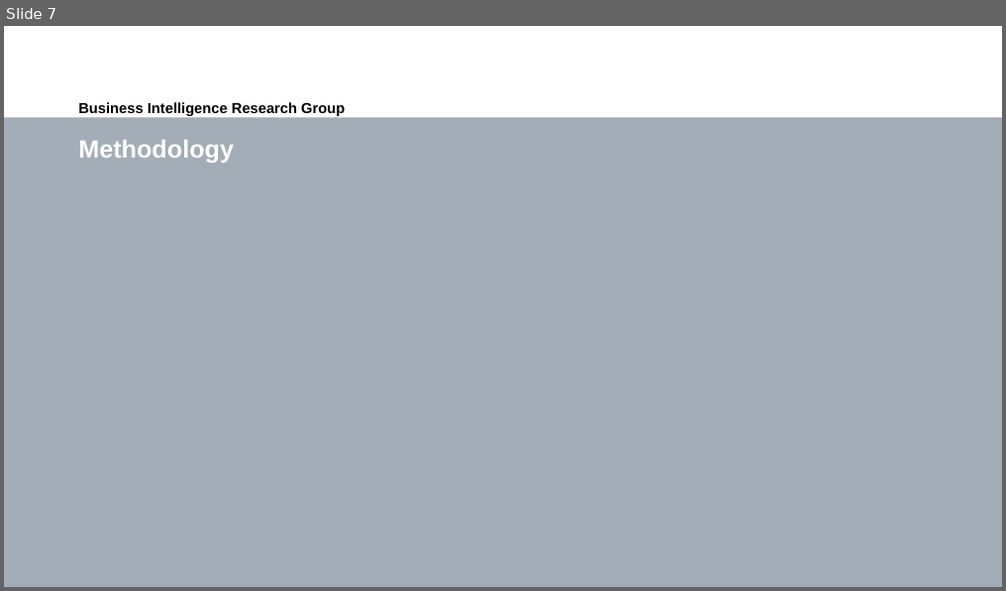
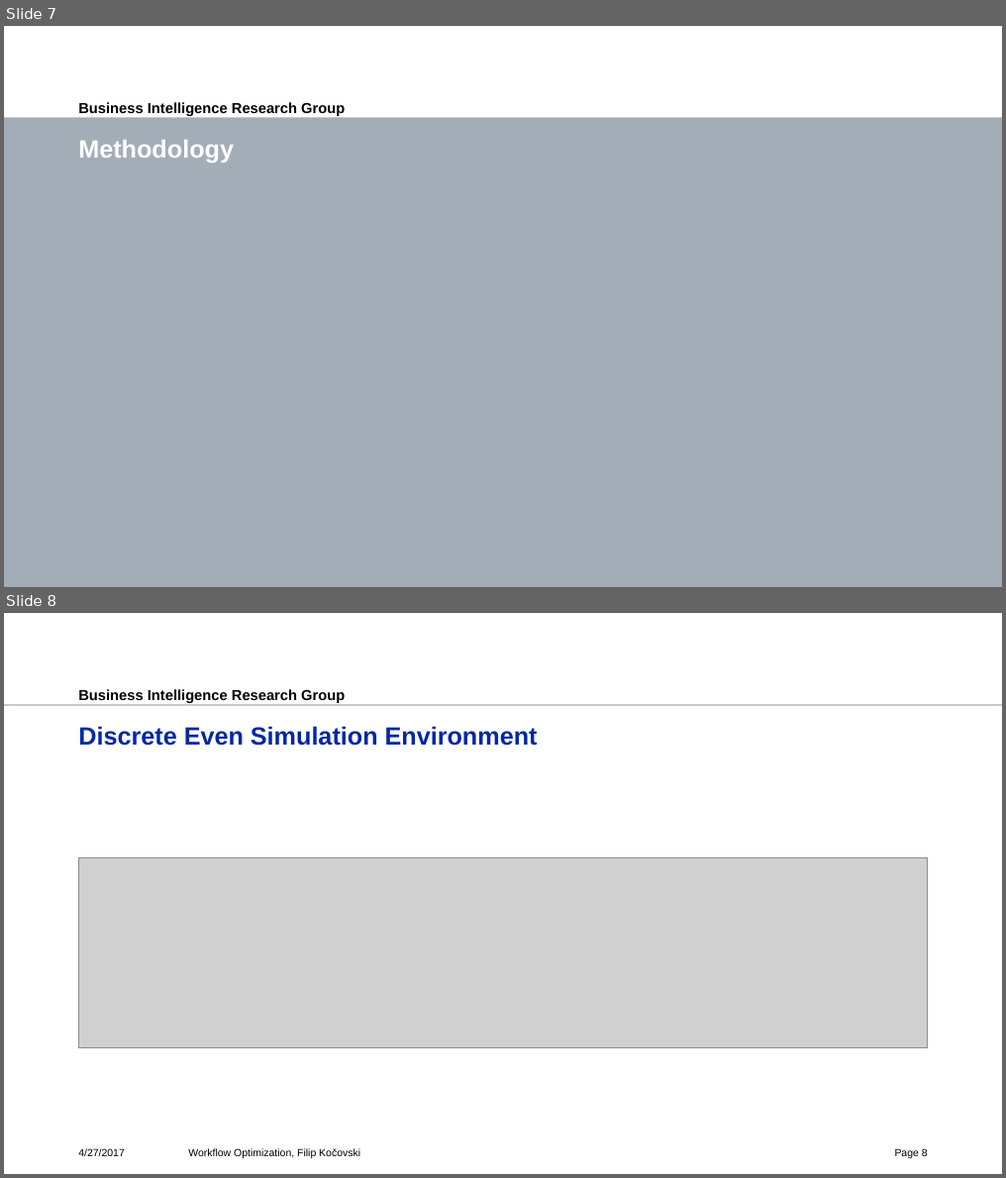
Before and after one commit to fkocovski/mt_presentation, a slide deck: Workflow Optimization.pptx. Shown one above the other, each under a label of ours: slide 7 before the commit, slides 7 and 8 after it. The pictures are 1006x591 and 1006x1178 pixels, drawn with LibreOffice and Linux fonts; fonts in the diff are those of the drawing; grey boxes stand for pictures; background and template pictures are left out. Boxes give left, top, right and bottom in pixels: in the first picture for what was removed or moved away, otherwise in the second. Text is boxed around its words. In the diff, an @@ line names an element or a change of style, - is before the commit and + after.

```diff
--- a/Workflow Optimization.pptx
+++ b/Workflow Optimization.pptx
@@ slide 8 added at [4, 613, 1002, 1174], background #FFFFFF; not listed: 2 template elements that a slide beside it also shows @@
@@ title added at [78, 726, 538, 746], 24 pt, text #0028A5, bold @@
+Discrete Even Simulation Environment
@@ picture added at [79, 858, 928, 1048] @@
@@ text added at [78, 1149, 125, 1157], 10 pt, text #000000 @@
+4/27/2017
@@ text added at [188, 1149, 360, 1158], 10 pt, text #000000 @@
+Workflow Optimization, Filip Kočovski
@@ page number added at [895, 1149, 928, 1158], 10 pt, text #000000 @@
+Page 8
```
Also in this commit, not shown: 34 slides changed.
